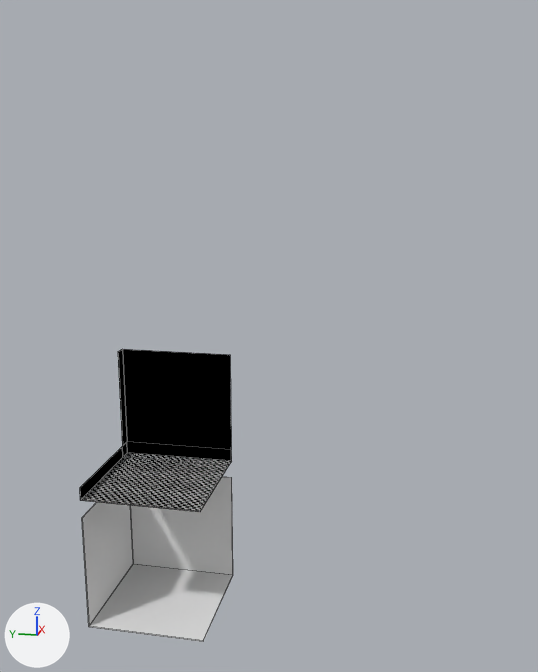
The Blender file House builder/Assets/Models/Templates/Template_Room.blend: old version first, new version second.
Both versions are drawn from a camera (50 mm lens) standing at (-22.6, -8.3, 15.5) and looking at (0.1, -3.8, 9.9). The lights are fixed; the arrows at lower left show +X, +Y and +Z. Mesh edges are drawn as thin lines.

Objects in the first picture: 'Room_Bordered', 'Room_Borderless'.
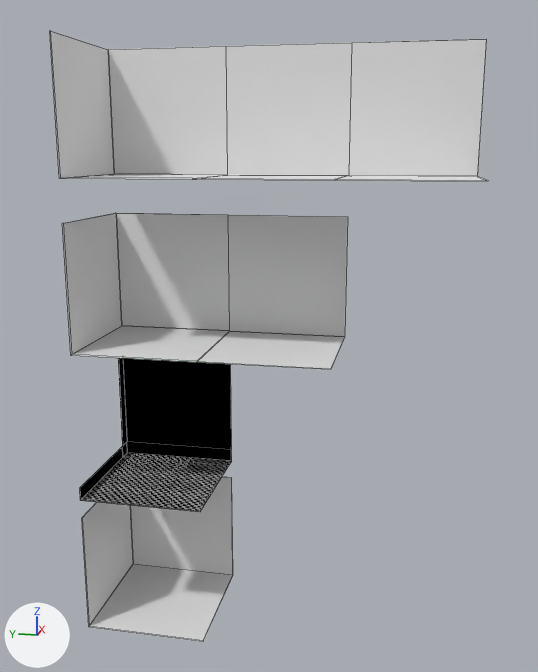
Changed parts and their boxes (x1, y1, x2, y2) in the pictures (538 x 672 px):
'Room_Bordered.002', added: after (50, 30, 488, 181)
'Room_Bordered.001', added: after (62, 213, 348, 369)

The change, as a diff of the scene's bpy script:
```diff
--- a/House builder/Assets/Models/Templates/Template_Room.blend.py
+++ b/House builder/Assets/Models/Templates/Template_Room.blend.py
@@ me_plane_002 @@
+me_plane_002.from_pydata(...)  # 20 vertices, 18 faces; spans x -1.01..1.01, y -3.01..1.01, z -1.01..1.01
+me_plane_002.materials.append(mat_material_room)  # white #e7e7e7
@@ me_plane_003 @@
+me_plane_003.from_pydata(...)  # 26 vertices, 24 faces; spans x -1.01..1.01, y -5.01..1.01, z -1.01..1.01
+me_plane_003.materials.append(mat_material_room)  # white #e7e7e7
@@ ob_room_bordered_001 @@
+ob_room_bordered_001 = bpy.data.objects.new('Room_Bordered.001', me_plane_002)
+ob_room_bordered_001.location = (0.01, 0.01, 11.51)
+ob_room_bordered_001.scale = (2.0, 2.0, 2.0)
@@ ob_room_bordered_002 @@
+ob_room_bordered_002 = bpy.data.objects.new('Room_Bordered.002', me_plane_003)
+ob_room_bordered_002.location = (0.01, 0.01, 16.83)
+ob_room_bordered_002.scale = (2.0, 2.0, 2.0)
```
